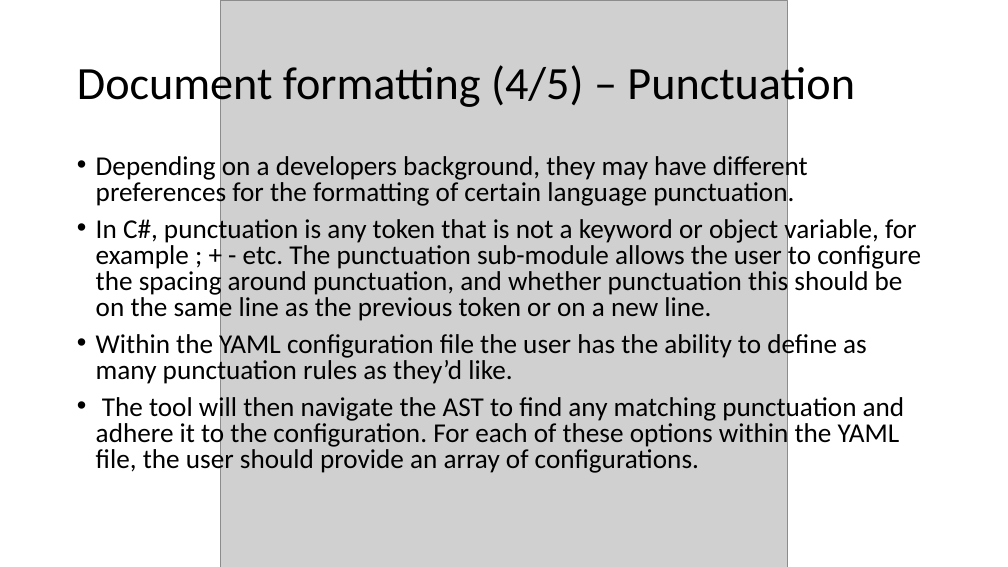
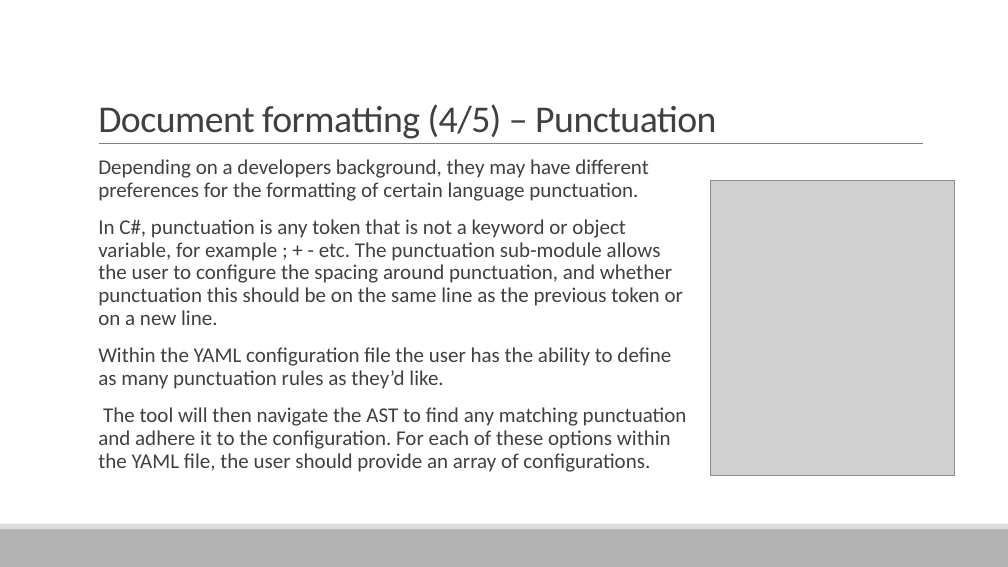
Before and after one commit to ReadieFur/SourceCodeQualityEnhancer-BEngSoftwareEngineeringDissertation-UniversityOfGreenwich, a slide deck: slide 13 of Demonstration.pptx. Drawn at 1008x567 pixels with LibreOffice and Linux fonts; fonts in the diff are those of the drawing; grey boxes stand for pictures. Boxes give left, top, right and bottom in pixels: in the first picture for what was removed or moved away, otherwise in the second. Text is boxed around its words. In the diff, an @@ line names an element or a change of style, - is before the commit and + after.

```diff
--- a/Demonstration.pptx
+++ b/Demonstration.pptx
@@ title "Document formatting (4/5) – Punctuation": place and size @@
-title "Document formatting (4/5) – Punctuation" at <box>77,61,855,111</box>
+title "Document formatting (4/5) – Punctuation" at <box>98,104,716,139</box>
@@ title "Document formatting (4/5) – Punctuation" at <box>98,104,716,139</box>: size 44 to 36 pt, text colour #000000 to #404040, letter spacing 0 to -0.5 pt; line spacing 0.9 to 0.85; vertical alignment middle to bottom @@
@@ picture removed at <box>221,0,787,567</box> @@
@@ line added from (99, 144) to (923, 144), #808080 0.5 pt @@
@@ text "Depending on a developers background, ..." at <box>98,159,687,472</box>: size 25.9 to 20 pt, text colour #000000 to #404040; bullet • to  ; line spacing 0.8 to 0.9; more space between paragraphs @@
@@ picture added at <box>710,180,954,475</box> @@
@@ rectangle added at <box>0,529,1008,567</box>, fill #B2B2B2 @@
@@ rectangle added at <box>0,524,1008,529</box>, fill #DDDDDD @@
```
Also in this commit, not shown: 21 other slides changed.
